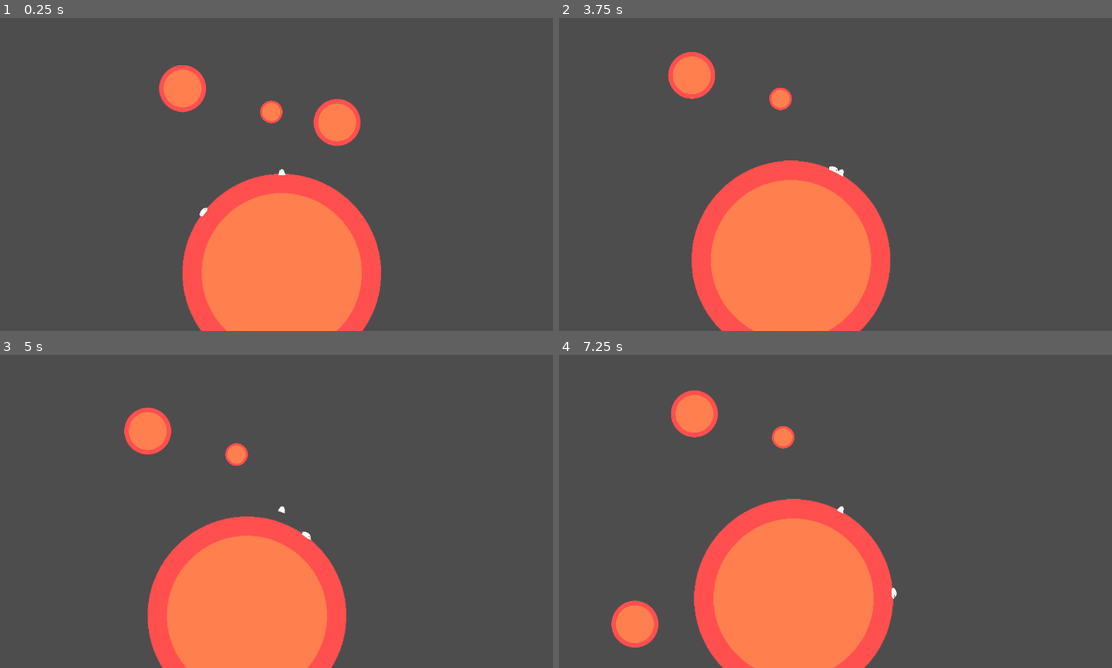
Above: before the commit, frames 1-4 (two rows, left to right).
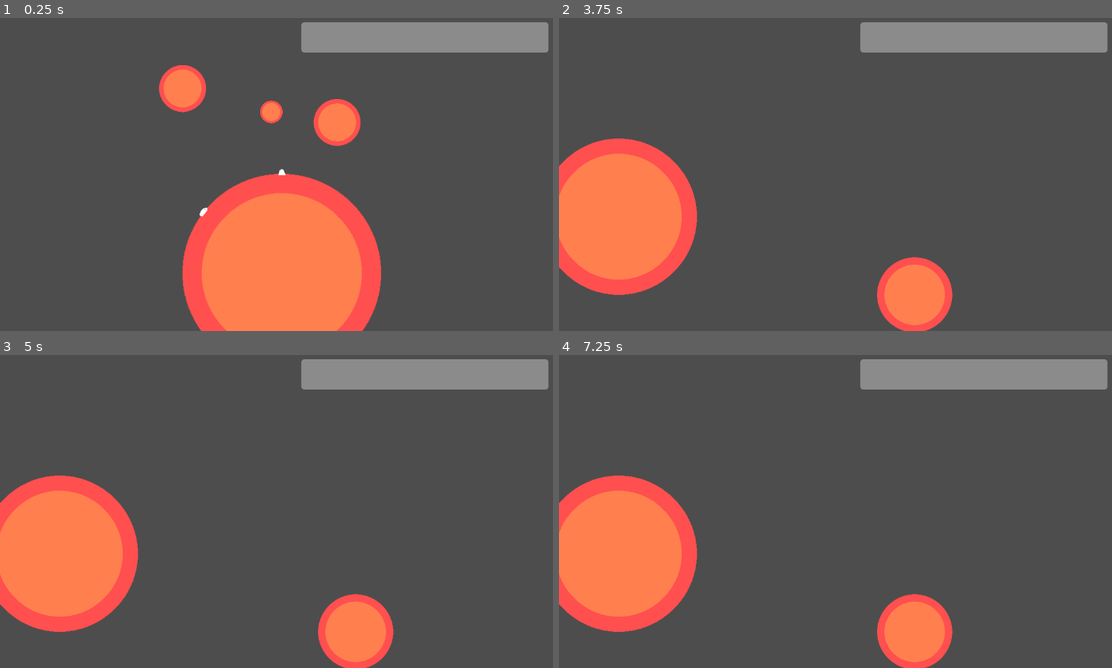
Above: after the commit, the same moments.

Repository: game-jam-team-1/gmtk-jam
Game: Godot game, scene res://Scenes/world.tscn
Same seed, same stepped clock (60 frames per second), same inputs: the game is played once before the commit and once after it.
Inputs (mouse positions are in pixels of both pictures, inside the frame that each line leads up to):
- Up to frame 1 (0.25 s): no input
- Up to frame 2 (3.75 s): move the mouse to (962, 155) at 0.52 s; hold D (right) 0.53-1.28 s; hold W (jump) 0.53-1.28 s; move the mouse to (730, 187) at 1.27 s; hold A (left) 1.28-2.03 s; tap W (jump) at 1.35, 1.52, 1.82, 2.85, 3.02, 3.32 s; move the mouse to (896, 102) at 2.02 s; hold W (jump) 2.03-2.78 s; hold D (right) 2.03-3.53 s; move the mouse to (813, 237) at 2.77 s; move the mouse to (1012, 221) at 3.52 s; hold A (left) from 3.53 s (still down); hold W (jump) from 3.53 s (still down)
- Up to frame 3 (5 s): keep holding A (left); move the mouse to (110, 461) at 4.27 s; release W (jump) at 4.28 s; tap W (jump) at 4.35, 4.52, 4.82 s
- Up to frame 4 (7.25 s): move the mouse to (868, 508) at 5.02 s; hold W (jump) 5.03-5.78 s; move the mouse to (758, 430) at 5.77 s; release A (left) at 5.78 s; hold D (right) from 5.78 s (still down); tap W (jump) at 5.85, 6.02, 6.32 s; move the mouse to (962, 492) at 6.52 s; hold W (jump) from 6.53 s (still down)

The runs differ from the first frame. In frame 1, 4.3% of the frame differs, in the area x 54-100%, y 1-12%; in frame 2, 35%, in the area x 0-100%, y 1-100%; in frame 3, 32%; in frame 4, 35%.

Commit message:
fuel bar and guy kills you now

Diff:
--- a/Scenes/world.tscn
+++ b/Scenes/world.tscn
@@ -21,9 +21,21 @@
 [node name="Planet4" parent="." instance=ExtResource("1_fj7yv")]
 position = Vector2(798, 1674)
 scale = Vector2(4.23341, 4.23341)
+refills_fuel = true
 
 [node name="Player" parent="." instance=ExtResource("2_fj7yv")]
 position = Vector2(798, 956)
+contact_monitor = true
+max_contacts_reported = 1
 
 [node name="CrawlerEnemy" parent="." instance=ExtResource("3_tlwt5")]
 position = Vector2(211, 1213)
+
+[node name="CanvasLayer" type="CanvasLayer" parent="."]
+
+[node name="FuelBar" type="ProgressBar" parent="CanvasLayer"]
+offset_left = 616.0
+offset_top = 16.0
+offset_right = 1121.0
+offset_bottom = 78.0
+show_percentage = false
--- a/Scripts/crawler_enemy.gd
+++ b/Scripts/crawler_enemy.gd
@@ -70,3 +70,6 @@
 	clockwise = !clockwise
 	direction = -direction
 	scale.x = -scale.x
+
+func kills_on_collision() -> bool:
+	return true
--- a/Scripts/planet.gd
+++ b/Scripts/planet.gd
@@ -2,6 +2,7 @@
 extends AnimatableBody2D
 
 @export var orbit_enabled: bool = false
+@export var refills_fuel: bool = false
 @export var orbit_planet: Planet
 @export var orbit_speed: float = 0.01
 
--- a/Scripts/player.gd
+++ b/Scripts/player.gd
@@ -9,6 +9,9 @@
 
 const THRUSTER_FORCE: float = 40
 const THRUSTER_MAX_VELOCITY: float = 500
+const THRUSTER_MAX_FUEL: float = 100
+const REFUEL_RATE: float = 10
+const USAGE_RATE: float = 10
 
 var target_gravity_velocity: Vector2 = Vector2.ZERO
 var gravity_velocity: Vector2 = Vector2.ZERO
@@ -16,6 +19,8 @@
 var strafe_velocity: Vector2 = Vector2.ZERO
 var jump_velocity: Vector2 = Vector2.ZERO
 var thruster_velocity: Vector2 = Vector2.ZERO
+
+var thruster_fuel: float = 100.0
 
 var closest_gravity_area: GravityArea
 
@@ -25,10 +30,17 @@
 
 @onready var gravity_detection_area: Area2D = $"Area2D"
 @onready var ground_raycast: RayCast2D = $"RayCast2D"
+@onready var fuel_bar: ProgressBar = $"../CanvasLayer/FuelBar"
+
+
+func _ready() -> void:
+	fuel_bar.max_value = THRUSTER_MAX_FUEL
 
 
 func _physics_process(delta: float) -> void:
 	_process_gravity_area()
+
+	fuel_bar.value = thruster_fuel
 
 	# Count down the jump buffer
 	if just_jumped_time > 0:
@@ -37,17 +49,21 @@
 		just_jumped = false
 
 	if closest_gravity_area:
-		_process_grounded_movement()
+		_process_grounded_movement(delta)
 		thruster_velocity = Vector2.ZERO
 	else:
-		_process_thruster_movement()
+		_process_thruster_movement(delta)
 		strafe_velocity = Vector2.ZERO
 		jump_velocity = Vector2.ZERO
 		target_gravity_velocity = Vector2.ZERO
 		gravity_velocity = Vector2.ZERO
 
+	for body in get_colliding_bodies():
+		if body.has_method("kills_on_collision"):
+			queue_free()
 
-func _process_grounded_movement() -> void:
+
+func _process_grounded_movement(delta: float) -> void:
 	var planet_center: Vector2 = closest_gravity_area.global_position
 
 	var upwards_angle: float = planet_center.angle_to_point(global_position)
@@ -55,6 +71,9 @@
 	rotation = upwards_angle + PI/2
 
 	if is_on_ground():
+		if closest_gravity_area.get_parent().refills_fuel && thruster_fuel < THRUSTER_MAX_FUEL:
+			thruster_fuel += REFUEL_RATE * delta
+
 		target_gravity_velocity = Vector2.ZERO
 		gravity_velocity = target_gravity_velocity
 
@@ -83,12 +102,14 @@
 		strafe_velocity += Vector2.from_angle(upwards_angle + PI/2) * WALK_SPEED
 
 
-func _process_thruster_movement() -> void:
+func _process_thruster_movement(delta: float) -> void:
 	var angle_to_mouse: float = global_position.angle_to_point(get_global_mouse_position())
 	rotation = angle_to_mouse + PI/2
 
-	if Input.is_action_pressed("jump"):
+	if Input.is_action_pressed("jump") && thruster_fuel > 0:
 		thruster_velocity += Vector2.from_angle(angle_to_mouse) * THRUSTER_FORCE
+		thruster_fuel -= USAGE_RATE * delta
+
 
 	if thruster_velocity.length() > THRUSTER_MAX_VELOCITY:
 		thruster_velocity = thruster_velocity.normalized() * THRUSTER_MAX_VELOCITY
@@ -128,3 +149,6 @@
 		return false
 
 	return ground_raycast.is_colliding()
+
+func die():
+	queue_free()
